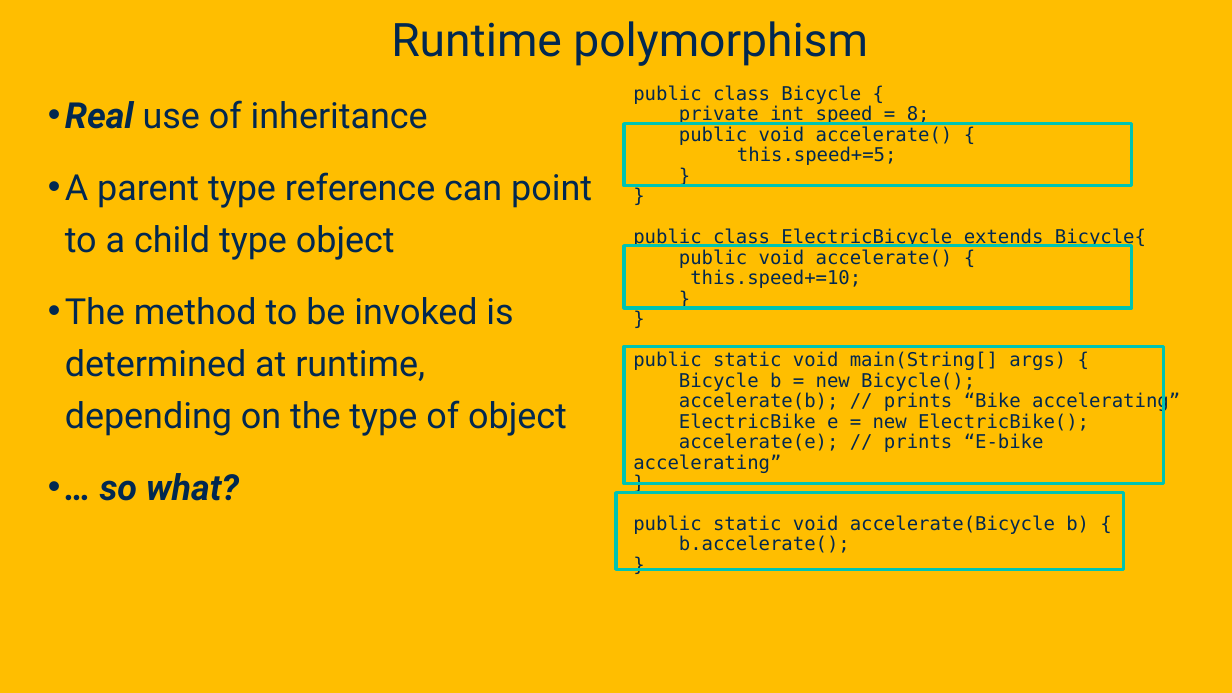
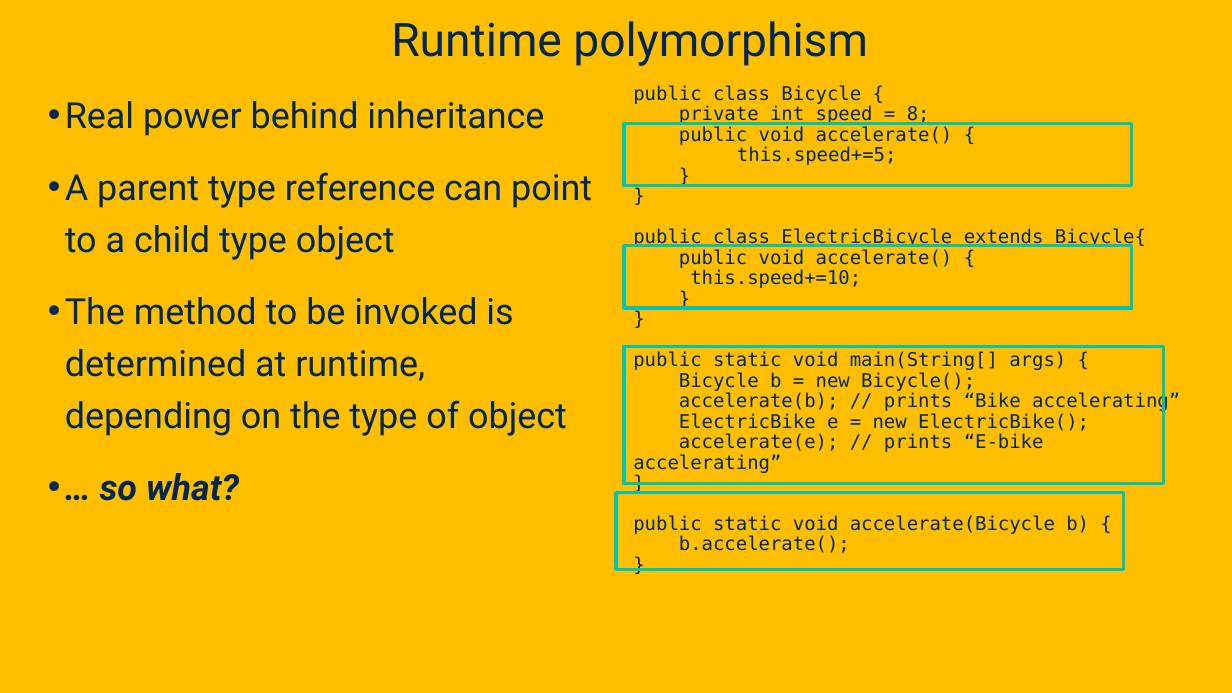
Before and after one commit to davsec-teaching/ecs160-f25, a slide deck: slide 17 of slides/2_oo_background.pptx (slide 16 before the commit). Drawn at 1232x693 pixels with LibreOffice and Linux fonts; fonts in the diff are those of the drawing; background and template pictures are left out. Boxes give left, top, right and bottom in pixels: in the first picture for what was removed or moved away, otherwise in the second. Text is boxed around its words. In the diff, an @@ line names an element or a change of style, - is before the commit and + after.

```diff
--- a/slides/2_oo_background.pptx
+++ b/slides/2_oo_background.pptx
@@ text at [65,101,544,136]: text changed @@
-• Real use of inheritance
+• Real power behind inheritance
```
Also in this commit, not shown: 18 other slides changed, 2 slides added.
